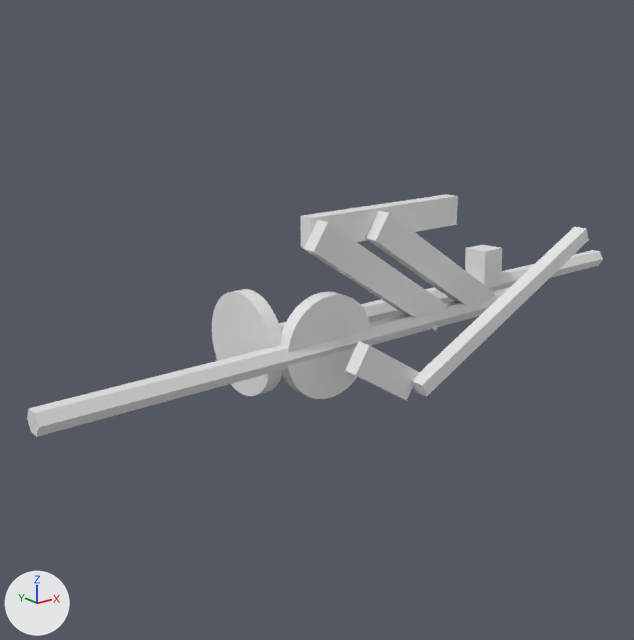
Before and after pictures for a commit that changed the Blender file UselessMachine/blender/0001_blocking.blend.
Before and after are seen from a 50 mm camera at (-167.0, -204.0, 91.0) aimed at (16.0, 24.0, 0.0). Lighting does not change. The marker at lower left points along +X, +Y and +Z. The older version comes first. The same objects are shown in both versions, whatever each file hides.

In view in the first picture: 'arm', 'beam_a', 'beam_b', 'driveshaft', 'gear_a', 'gear_b', 'oscillator', 'pencil', 'poker', 'stopper'.
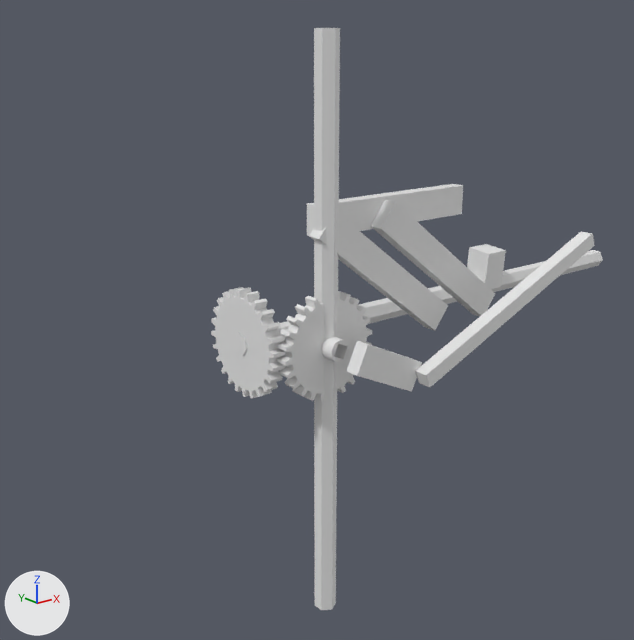
Where the newer file only moved an object's origin or applied its transform, the numbers keep the older frame.

Pixel boxes (x1, y1, x2, y2) of what changed, in the pictures (634 x 640 px):
```json
{"object": "pencil", "change": "turned", "before": [27, 287, 524, 437], "after": [314, 28, 340, 610]}
{"object": "gear_b", "change": "reshaped, rescaled", "before": [281, 291, 371, 399], "after": [277, 291, 372, 401]}
{"object": "beam_a", "change": "turned", "before": [304, 220, 448, 331], "after": [309, 212, 448, 331]}
{"object": "gear_a", "change": "reshaped, rescaled", "before": [212, 289, 282, 396], "after": [211, 287, 286, 398], "on screen": "7% wider"}
{"object": "oscillator", "change": "moved, turned", "before": [411, 227, 589, 397], "after": [415, 232, 595, 387]}
{"object": "beam_b", "change": "turned", "before": [365, 211, 495, 315], "after": [371, 200, 495, 316]}
{"object": "poker", "change": "moved", "before": [300, 194, 458, 248], "after": [307, 184, 463, 236]}
{"object": "driveshaft", "change": "turned", "before": [234, 250, 603, 355], "after": [234, 250, 603, 356]}
{"object": "arm", "change": "turned", "before": [345, 341, 420, 401], "after": [347, 341, 422, 392]}
{"object": "stopper", "change": "turned", "before": [465, 245, 502, 288], "after": [467, 244, 506, 289]}
```

Edits to the scene script, one JSON object a line:
```json
{"block": "me_cylinder", "where": "# used by ob_gear_b; location = (0.0, 0.0, 0.0); rotation_euler = (1.571, 6.849, 0.0), in degrees (90, 32, 0); scale = (34.0, 34.0, 5.0)"}
{"op": "remove", "block": "me_cylinder", "code": "me_cylinder.from_pydata(...)  # 64 vertices, 34 faces; spans x -0.5..0.5, y -0.5..0.5, z -0.5..0.5"}
{"op": "add", "block": "me_cylinder", "code": "me_cylinder.from_pydata(...)  # 520 vertices, 520 faces; spans x -0.58..0.581, y -0.58..0.58, z -0.5..1.611"}
{"block": "me_cylinder", "change": "me_cylinder part 2: 32 vertices removed from x -0.5..0.5, y -0.5..0.5, z -0.5..0.5; 488 vertices added at x -0.58..0.581, y -0.58..0.58, z -0.5..1.611"}
{"block": "me_cylinder_003", "where": "# used by ob_gear_a; location = (-18.0, 18.0, 0.0); rotation_euler = (1.571, 6.849, 1.571), in degrees (90, 32, 90); scale = (34.0, 34.0, 5.0)"}
{"op": "remove", "block": "me_cylinder_003", "code": "me_cylinder_003.from_pydata(...)  # 64 vertices, 34 faces; spans x -0.5..0.5, y -0.5..0.5, z -0.5..0.5"}
{"op": "add", "block": "me_cylinder_003", "code": "me_cylinder_003.from_pydata(...)  # 288 vertices, 288 faces; spans x -0.578..0.578, y -0.578..0.578, z -0.5..0.5"}
{"block": "me_cylinder_003", "change": "me_cylinder_003 part 1"}
{"block": "me_cylinder_003", "change": "32 vertices are removed from x -0.5..0.5, y -0.5..0.5, z -0.5..0.5"}
{"block": "me_cylinder_003", "change": "34 faces are deleted"}
{"block": "me_cylinder_003", "change": "128 vertices are added at x -0.578..0.578, y -0.578..0.578, z -0.5"}
{"block": "me_cylinder_003", "change": "128 new vertices lie (0.0, 0.0, 1.0) away from vertices in x -0.578..0.578, y -0.578..0.578, z -0.5"}
{"block": "me_cylinder_003", "change": "288 new faces join them"}
{"op": "set", "path": "ob_arm.rotation_euler", "old": "(0.0, 6.849, 0.0)", "new": "(0.0, 0.44, 0.0)", "note": "degrees (0, 32, 0) -> degrees (0, 25, 0)"}
{"op": "set", "path": "ob_beam_a.rotation_euler", "old": "(0.0, -2.555, 0.0)", "new": "(0.0, -2.49, 0.0)", "note": "degrees (0, -146, 0) -> degrees (0, -143, 0)"}
{"op": "set", "path": "ob_beam_b.rotation_euler", "old": "(0.0, -2.555, 0.0)", "new": "(0.0, -2.49, 0.0)", "note": "degrees (0, -146, 0) -> degrees (0, -143, 0)"}
{"op": "set", "path": "ob_oscillator.location", "old": "(22.0, -20.0, -13.9)", "new": "(23.5, -20.0, -11.1)"}
{"op": "set", "path": "ob_oscillator.rotation_euler", "old": "(0.0, -0.461, 0.0)", "new": "(0.0, -0.396, 0.0)", "note": "degrees (0, -26, 0) -> degrees (0, -23, 0)"}
{"op": "set", "path": "ob_poker.location", "old": "(-4.1, 5.0, 36.0)", "new": "(-1.7, 5.0, 39.4)"}
{"op": "set", "path": "ob_driveshaft.rotation_euler", "old": "(1.571, 6.849, 1.571)", "new": "(1.571, 0.44, 1.571)", "note": "degrees (90, 32, 90) -> degrees (90, 25, 90)"}
{"op": "set", "path": "ob_gear_b.scale", "old": "(34.0, 34.0, 5.0)", "new": "(30.5, 30.5, 4.5)"}
{"op": "set", "path": "ob_gear_a.scale", "old": "(34.0, 34.0, 5.0)", "new": "(30.5, 30.5, 4.5)"}
{"op": "set", "path": "ob_stopper.rotation_euler", "old": "(0.0, 7.896, 1.571)", "new": "(0.0, 1.487, 1.571)", "note": "degrees (0, 92, 90) -> degrees (0, 85, 90)"}
{"op": "set", "path": "ob_pencil.rotation_euler", "old": "(0.0, 1.571, 0.0)", "new": "(0.0, 0.0, 0.0)", "note": "degrees (0, 90, 0) -> degrees (0, 0, 0)"}
```
